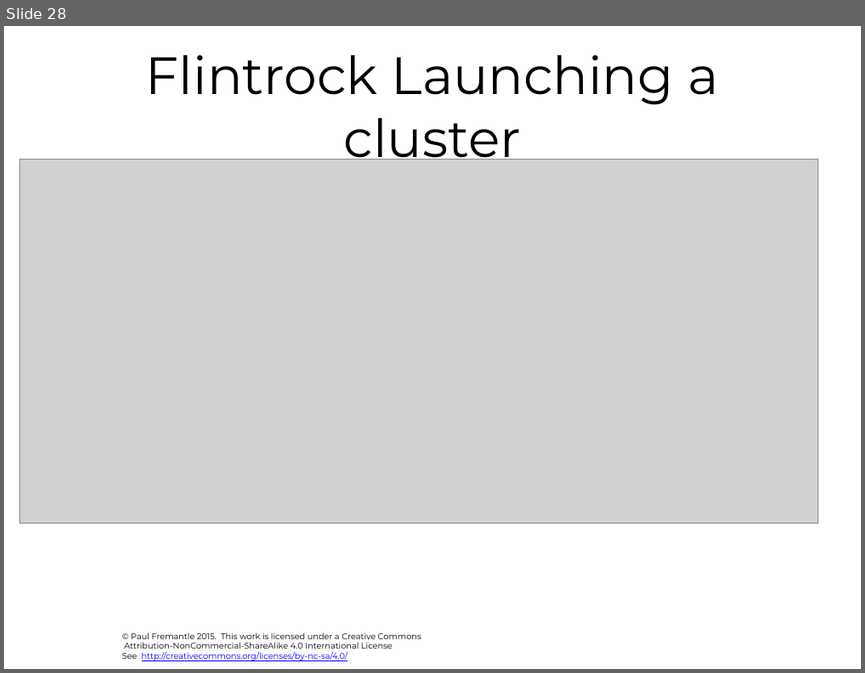
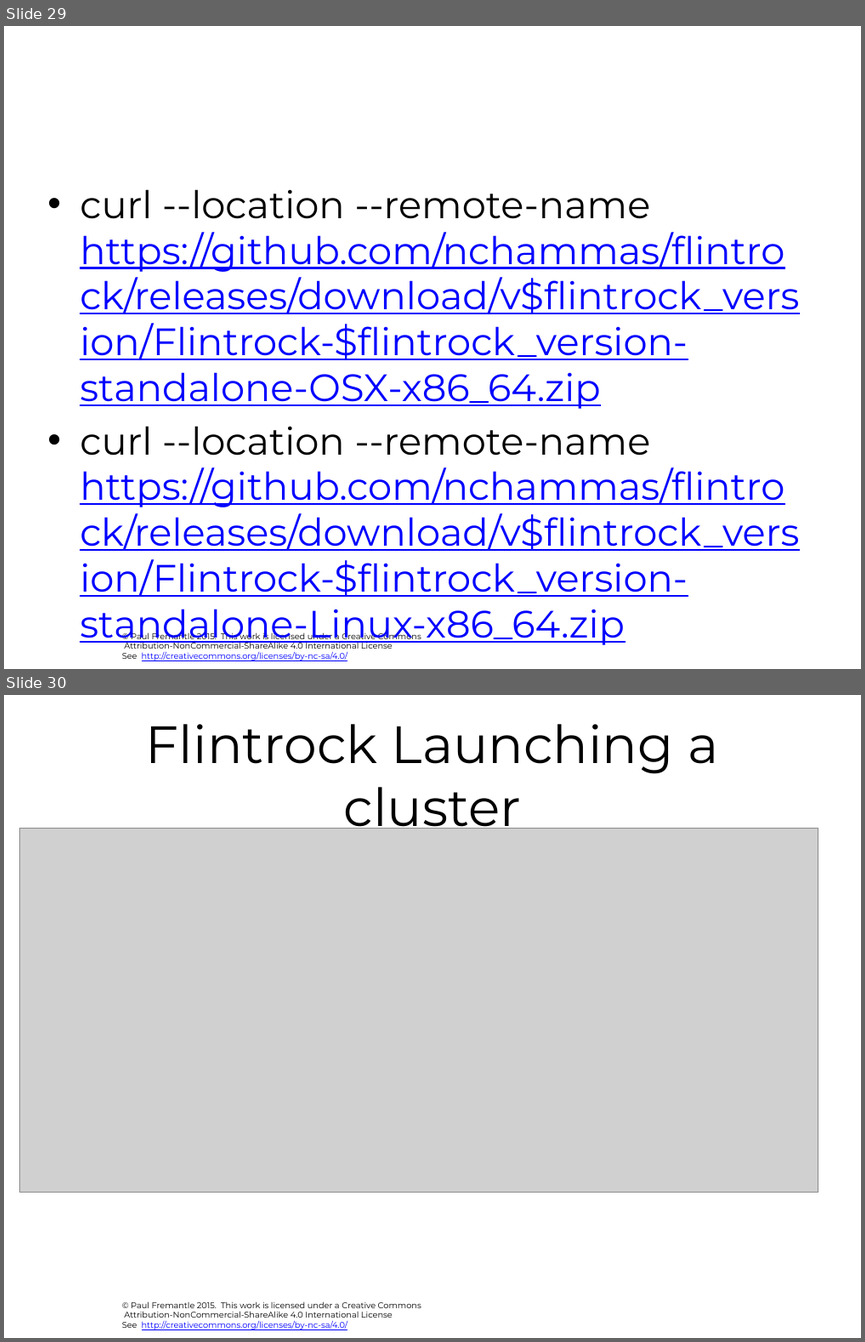
Before and after one commit to julieweeds/BigData, a slide deck: pres-source/06-additional-tools.pptx. Shown one above the other, each under a label of ours: slide 28 before the commit, slides 29 and 30 after it. The pictures are 865x673 and 865x1342 pixels, drawn with LibreOffice and Linux fonts; fonts in the diff are those of the drawing; grey boxes stand for pictures; background and template pictures are left out. Boxes give left, top, right and bottom in pixels: in the first picture for what was removed or moved away, otherwise in the second. Text is boxed around its words. In the diff, an @@ line names an element or a change of style, - is before the commit and + after.

```diff
--- a/pres-source/06-additional-tools.pptx
+++ b/pres-source/06-additional-tools.pptx
@@ slide 29 added at (4, 26, 861, 669), background #FFFFFF; not listed: 1 template element that a slide beside it also shows @@
@@ text added at (80, 189, 799, 646), 32 pt, text #0000FF, underline @@
+• curl --location --remote-name https://github.com/nchammas/flintrock/releases/download/v$flintrock_version/Flintrock-$flintrock_version-standalone-OSX-x86_64.zip
+• curl --location --remote-name https://github.com/nchammas/flintrock/releases/download/v$flintrock_version/Flintrock-$flintrock_version-standalone-Linux-x86_64.zip
@@ what was slide 28 is now slide 30 @@
```
Also in this commit, not shown: 1 other slide added, 1 other file.
